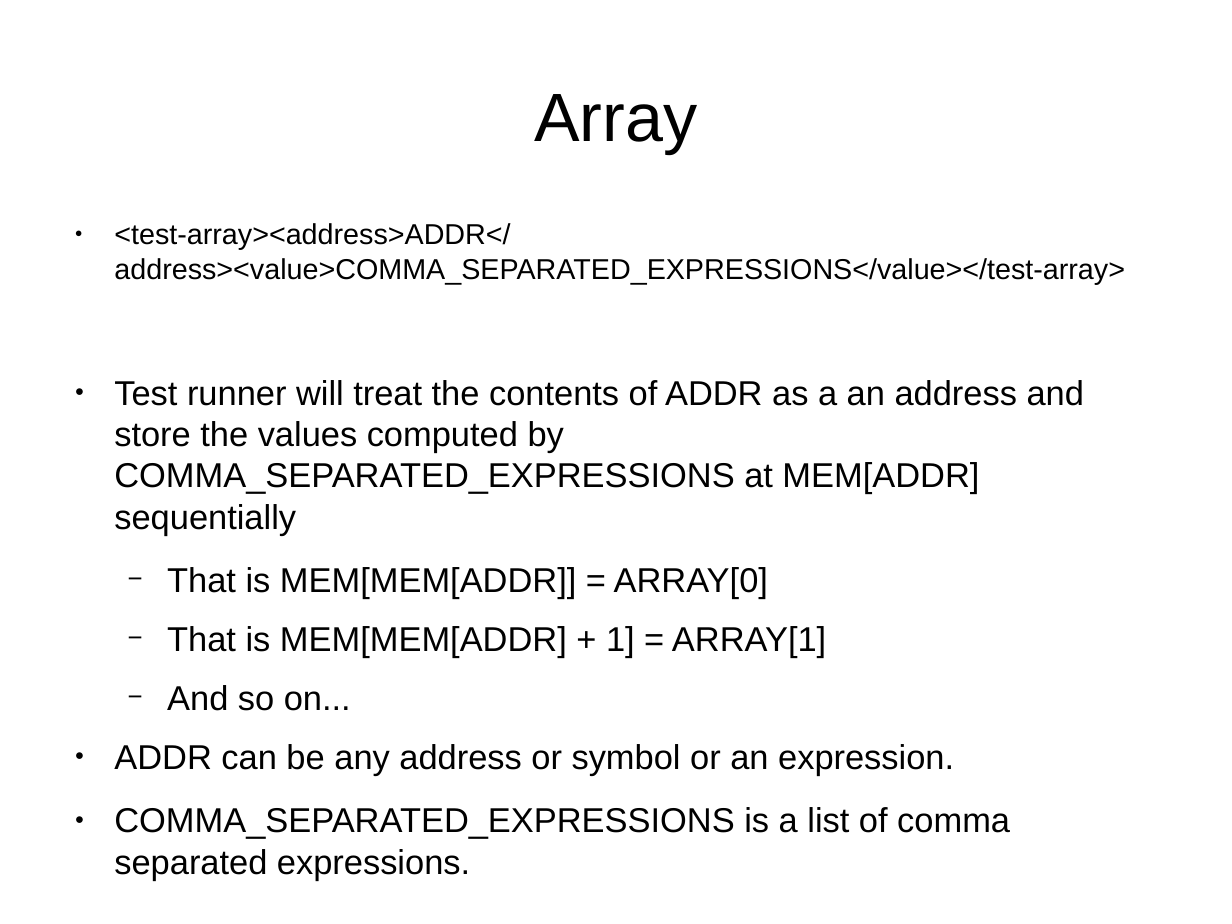
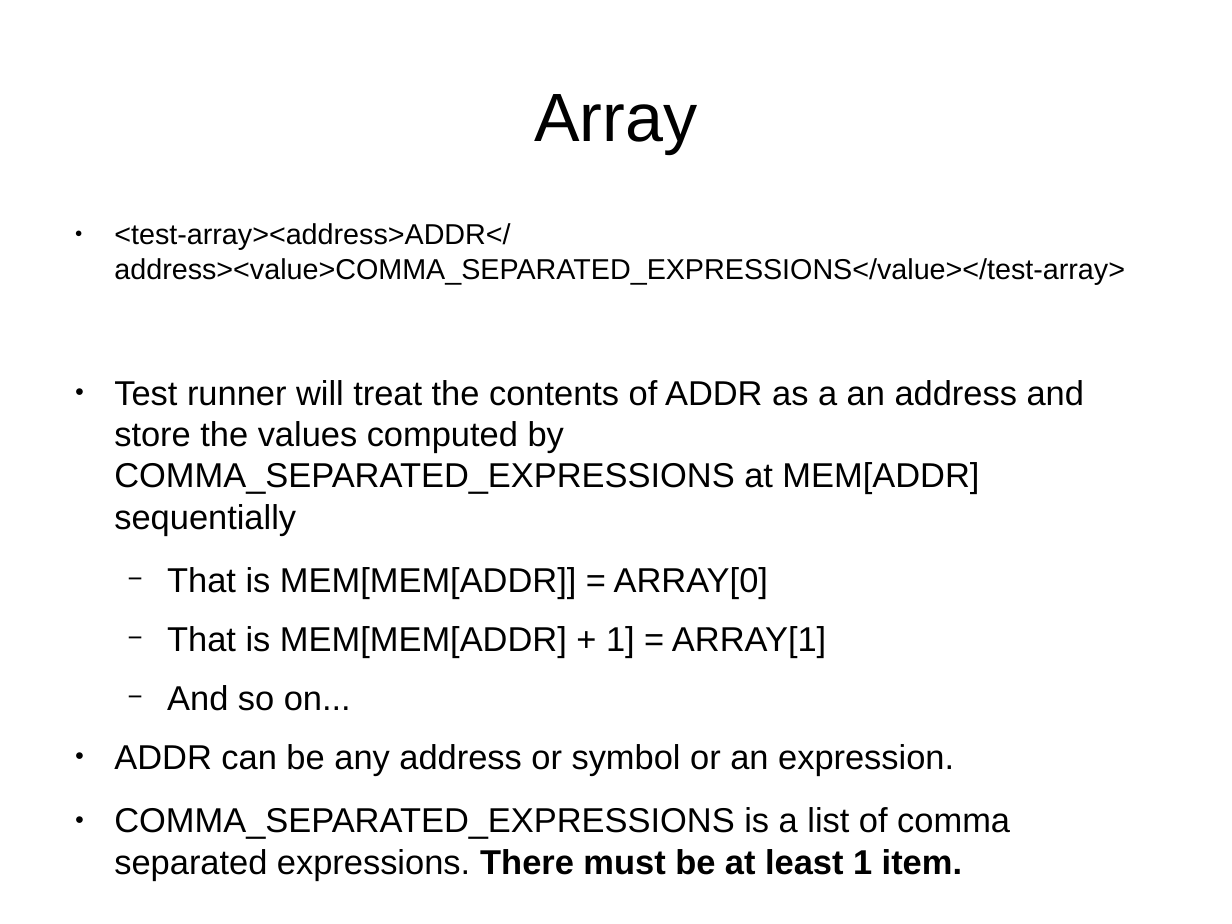
Before and after one commit to TricksterGuy/complx, a slide deck: slide 12 of doc/lc3test.odp. Drawn at 1232x924 pixels with LibreOffice and Linux fonts; fonts in the diff are those of the drawing. Boxes give left, top, right and bottom in pixels: in the first picture for what was removed or moved away, otherwise in the second. Text is boxed around its words. In the diff, an @@ line names an element or a change of style, - is before the commit and + after.

Commit message:
Update documentation <test-array> must now have at least one element

```diff
--- a/doc/lc3test.odp
+++ b/doc/lc3test.odp
@@ text at bbox=[114, 807, 1010, 880]: text changed @@
-● COMMA_SEPARATED_EXPRESSIONS is a list of comma separated expressions.
+● COMMA_SEPARATED_EXPRESSIONS is a list of comma separated expressions. There must be at least 1 item.
```
Also in this commit, not shown: 1 other slide changed, 3 other files.
